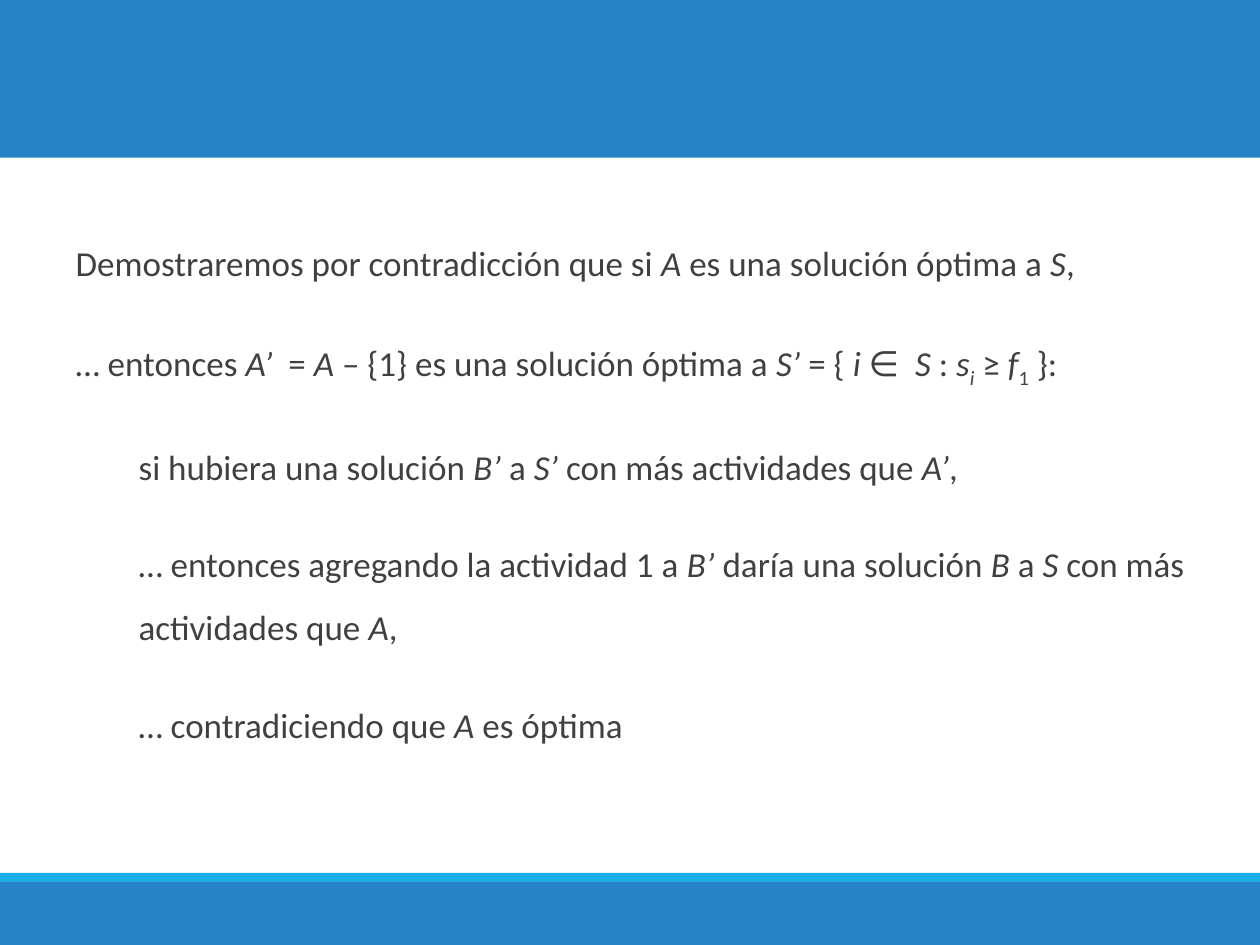
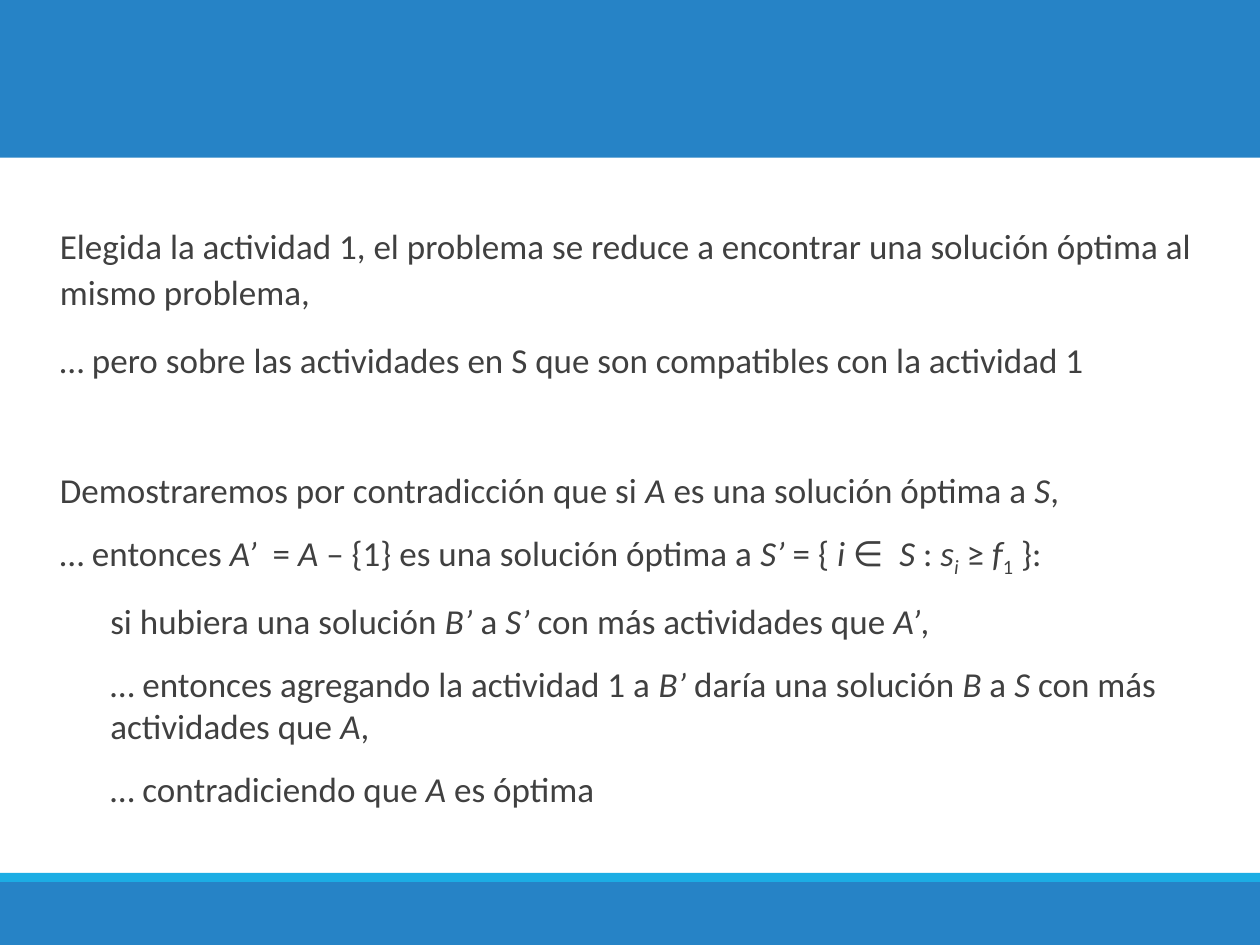
Before and after one commit to chris-carstens/2020-2, a slide deck: slide 36 of Clases/17 - Prim/17. Prim & Algoritmos Codiciosos.pptx (slide 33 before the commit). Drawn at 1260x945 pixels with LibreOffice and Linux fonts; fonts in the diff are those of the drawing. Boxes give left, top, right and bottom in pixels: in the first picture for what was removed or moved away, otherwise in the second. Text is boxed around its words. In the diff, an @@ line names an element or a change of style, - is before the commit and + after.

```diff
--- a/Clases/17 - Prim/17. Prim & Algoritmos Codiciosos.pptx
+++ b/Clases/17 - Prim/17. Prim & Algoritmos Codiciosos.pptx
@@ text "Elegida la actividad 1, el ...": place and size @@
-text "Elegida la actividad 1, el ..." at bbox=[76, 251, 1184, 744]
+text "Elegida la actividad 1, el ..." at bbox=[60, 234, 1191, 808]
@@ text at bbox=[60, 234, 1191, 379]: paragraphs added @@
+  Elegida la actividad 1, el problema se reduce a encontrar una solución óptima al mismo problema,
+  … pero sobre las actividades en S que son compatibles con la actividad 1
@@ text at bbox=[60, 478, 1155, 808]: bullet none to  ; line spacing 1.5 to 1; less space between paragraphs @@
```
Also in this commit, not shown: 7 other slides changed, 4 slides added, 1 slide removed, 3 other files.
